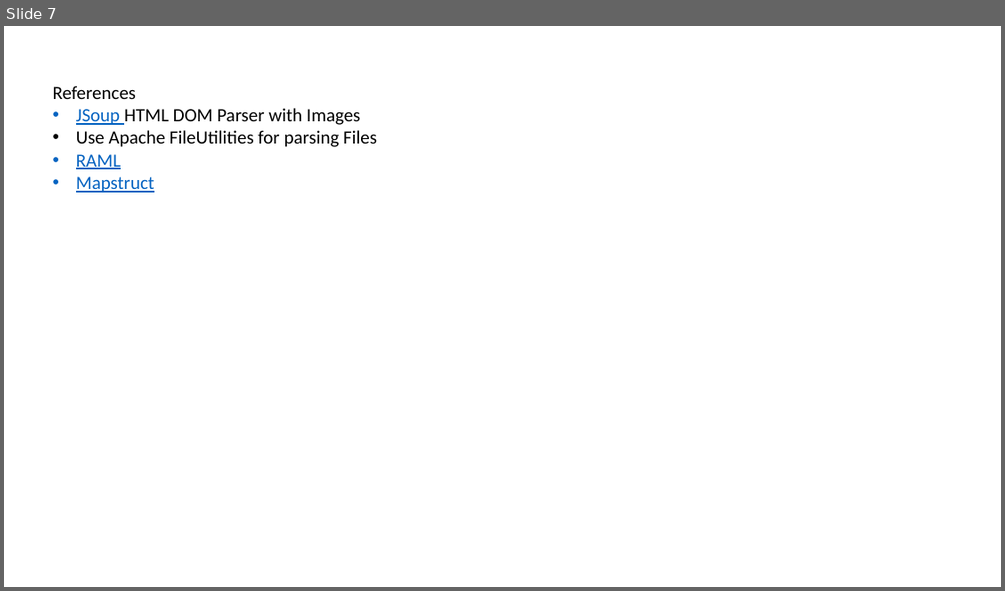
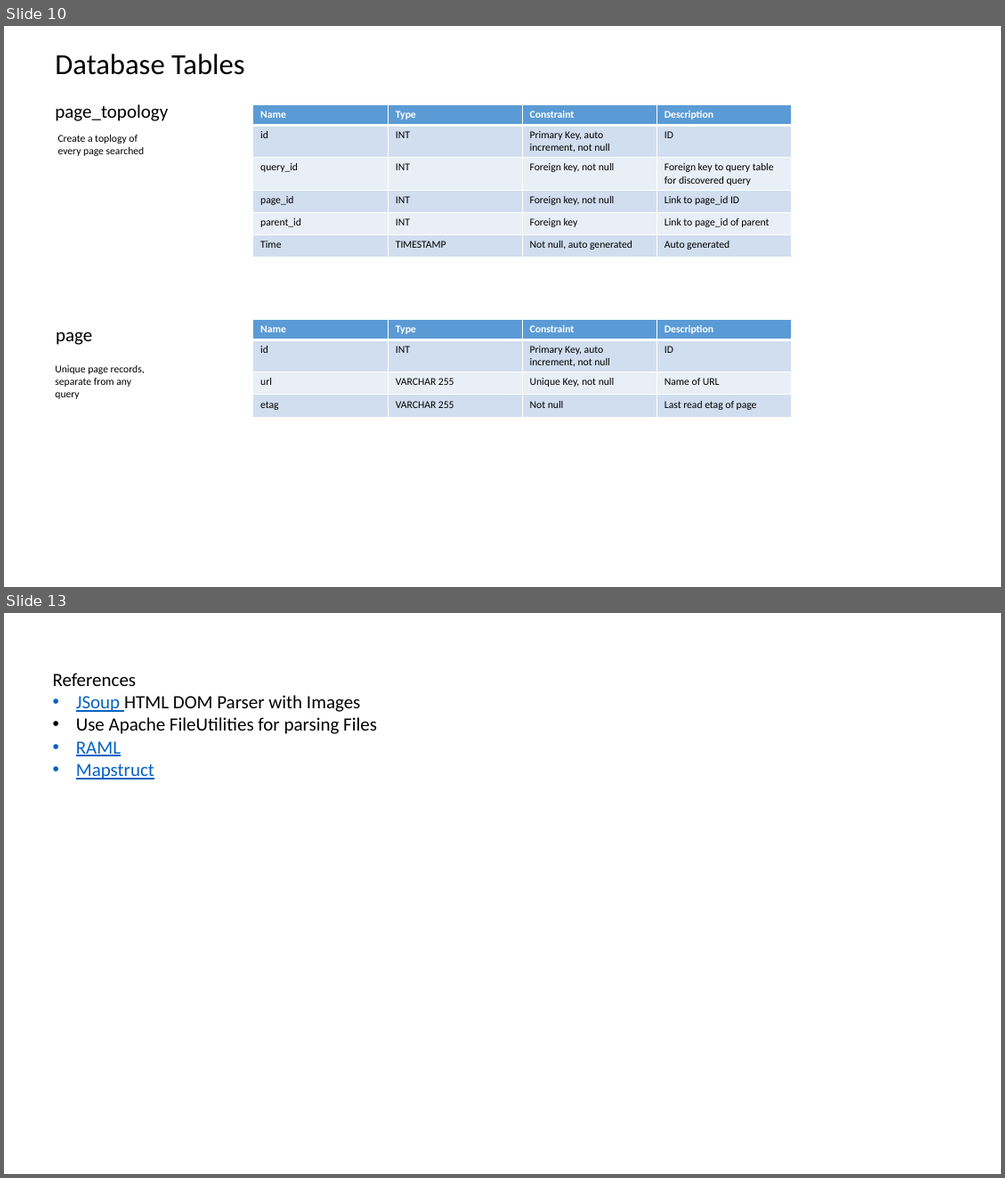
Before and after one commit to datim/squid, a slide deck: docs/design.pptx. Shown one above the other, each under a label of ours: slide 7 before the commit, slides 10 and 13 after it; the slides between them are not shown. The pictures are 1005x591 and 1005x1178 pixels, drawn with LibreOffice and Linux fonts; fonts in the diff are those of the drawing. Boxes give left, top, right and bottom in pixels: in the first picture for what was removed or moved away, otherwise in the second. Text is boxed around its words. In the diff, an @@ line names an element or a change of style, - is before the commit and + after.

Commit message:
Update design for new tables

```diff
--- a/docs/design.pptx
+++ b/docs/design.pptx
@@ slide 10 added at bbox=[4, 26, 1001, 587], background #FFFFFF @@
@@ text added at bbox=[55, 54, 245, 75], 28 pt, text #000000 @@
+Database Tables
@@ text added at bbox=[55, 104, 168, 121], 18 pt, text #000000 @@
+page_topology
@@ table added at bbox=[253, 105, 793, 257], 6 rows, 4 columns @@
+Name | Type | Constraint | Description
+id | INT | Primary Key, auto increment, not null | ID
+query_id | INT | Foreign key, not null | Foreign key to query table for discovered query
+page_id | INT | Foreign key, not null | Link to page_id ID
+parent_id | INT | Foreign key | Link to page_id of parent
+Time | TIMESTAMP | Not null, auto generated | Auto generated
@@ text added at bbox=[58, 135, 145, 156], 10 pt, text #000000 @@
+Create a toplogy of every page searched
@@ table added at bbox=[253, 319, 793, 417], 4 rows, 4 columns @@
+Name | Type | Constraint | Description
+id | INT | Primary Key, auto increment, not null | ID
+url | VARCHAR 255 | Unique Key, not null | Name of URL
+etag | VARCHAR 255 | Not null | Last read etag of page
@@ text added at bbox=[56, 331, 92, 345], 18 pt, text #000000 @@
+page
@@ text added at bbox=[55, 365, 145, 399], 10 pt, text #000000 @@
+Unique page records, separate from any query
@@ what was slide 7 is now slide 13 @@
```
Also in this commit, not shown: 4 slides changed, 6 other slides added, 2 slides removed.
